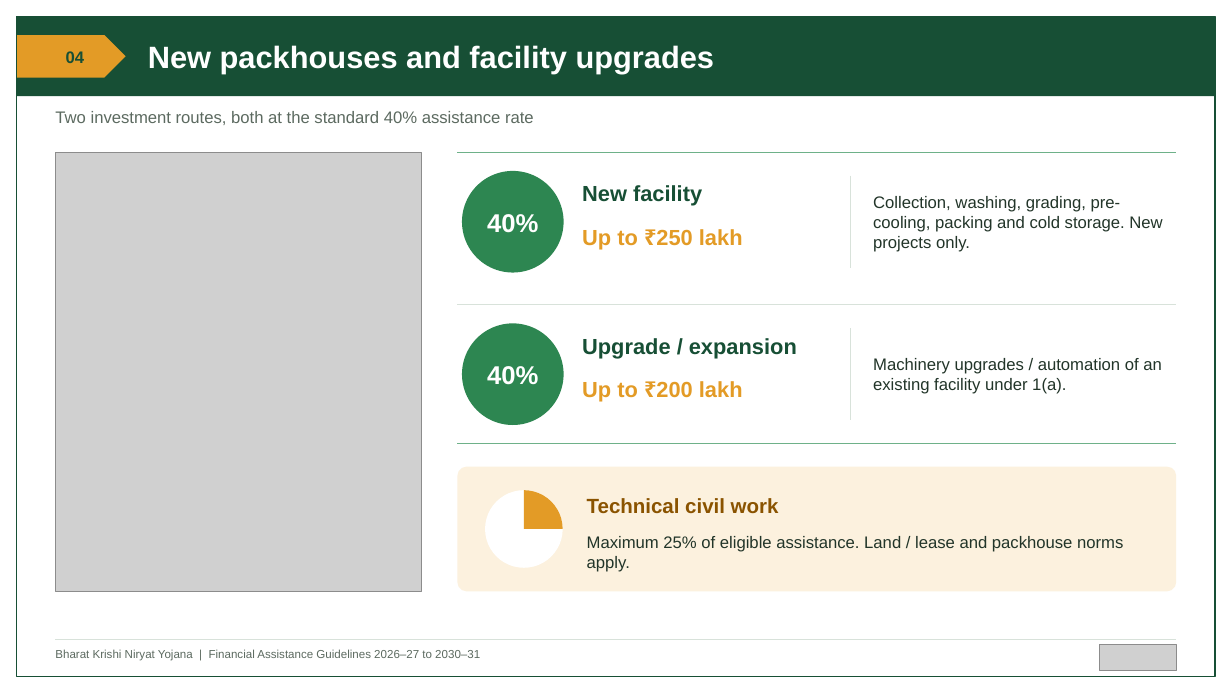
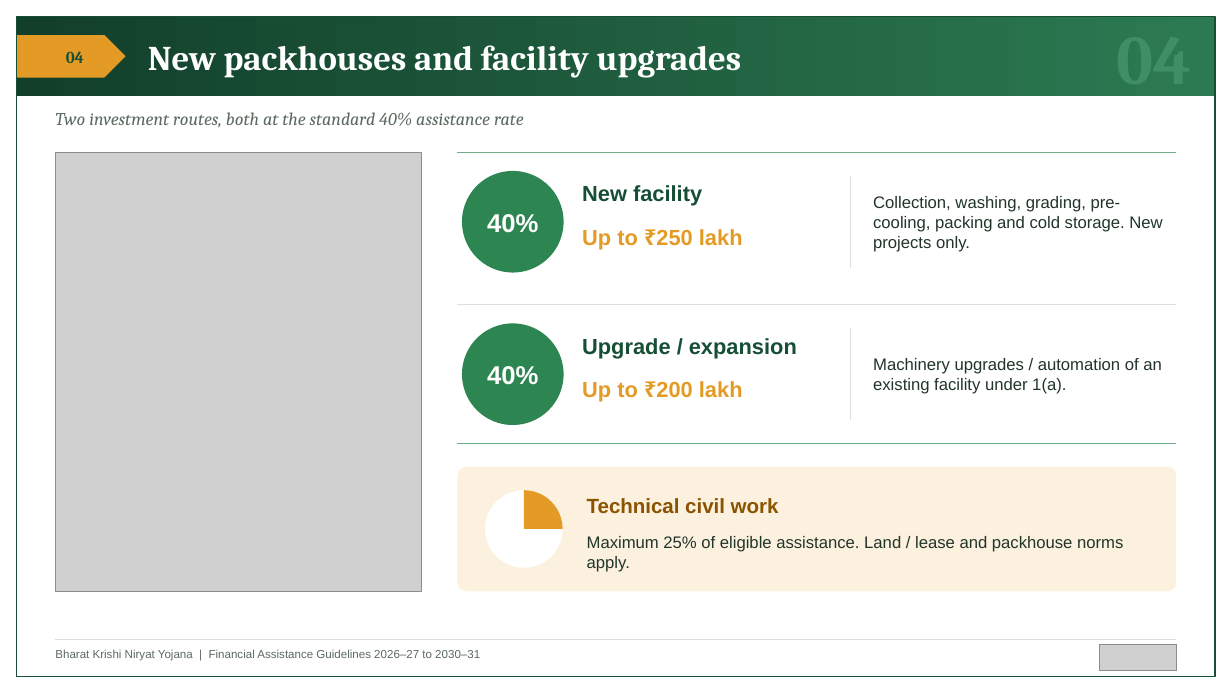
Before and after one commit to BantheFox012/FM, a slide deck: slide 4 of APEDA_BKNY_Standard_40_Percent.pptx. Drawn at 1232x693 pixels with LibreOffice and Linux fonts; fonts in the diff are those of the drawing; grey boxes stand for pictures. Boxes give left, top, right and bottom in pixels: in the first picture for what was removed or moved away, otherwise in the second. Text is boxed around its words. In the diff, an @@ line names an element or a change of style, - is before the commit and + after.

```diff
--- a/APEDA_BKNY_Standard_40_Percent.pptx
+++ b/APEDA_BKNY_Standard_40_Percent.pptx
@@ rectangle at (17,17,1215,96): fill #174F35 to gradient #123F2A to #2C7A52 @@
@@ text "New packhouses and facility upgrades" at (148,45,742,78): size 24 to 27 pt, font Arial to Cambria @@
@@ text "04" at (66,51,84,63): font Arial to Cambria @@
@@ text "Two investment routes, both at ..." at (55,112,524,127): size 13 to 14 pt, font Arial to Cambria, italic on @@
@@ text added at (1117,96,1192,98), 54 pt, text #3F8E64, bold @@
+04
```
Also in this commit, not shown: 13 other slides changed.
